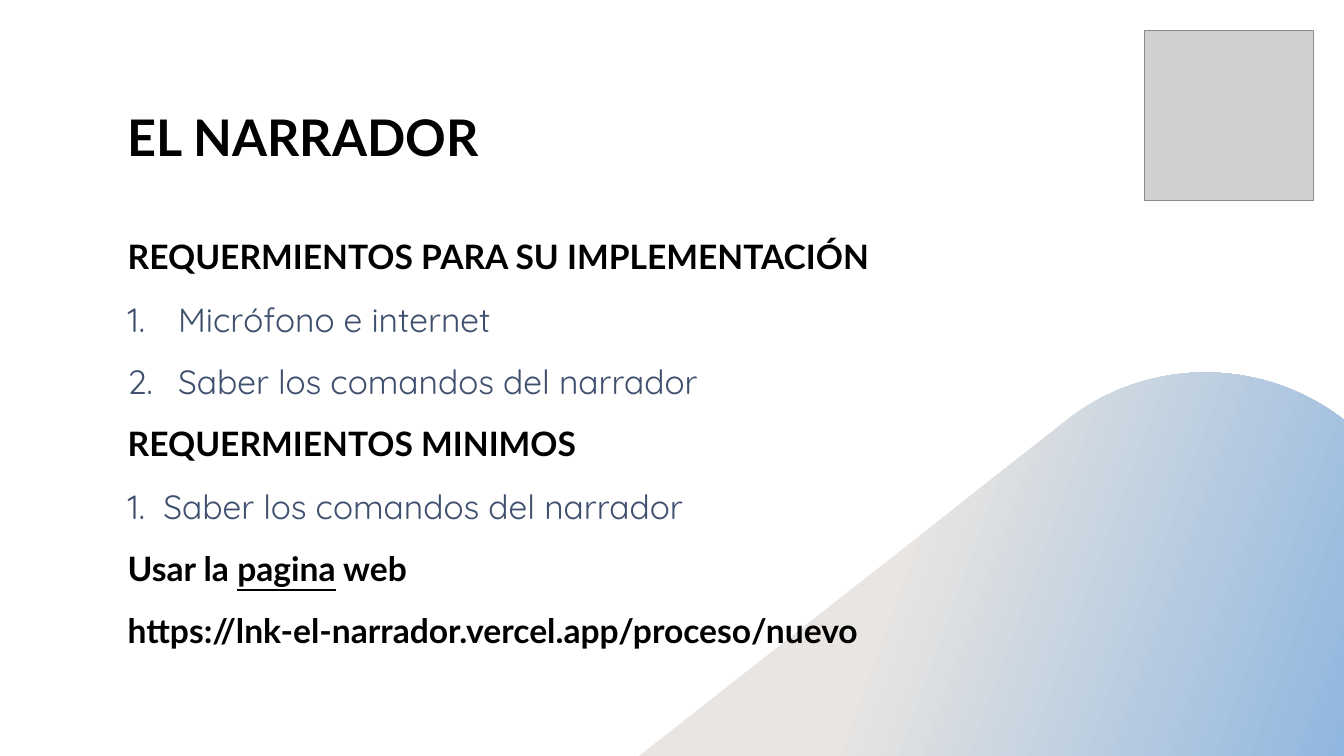
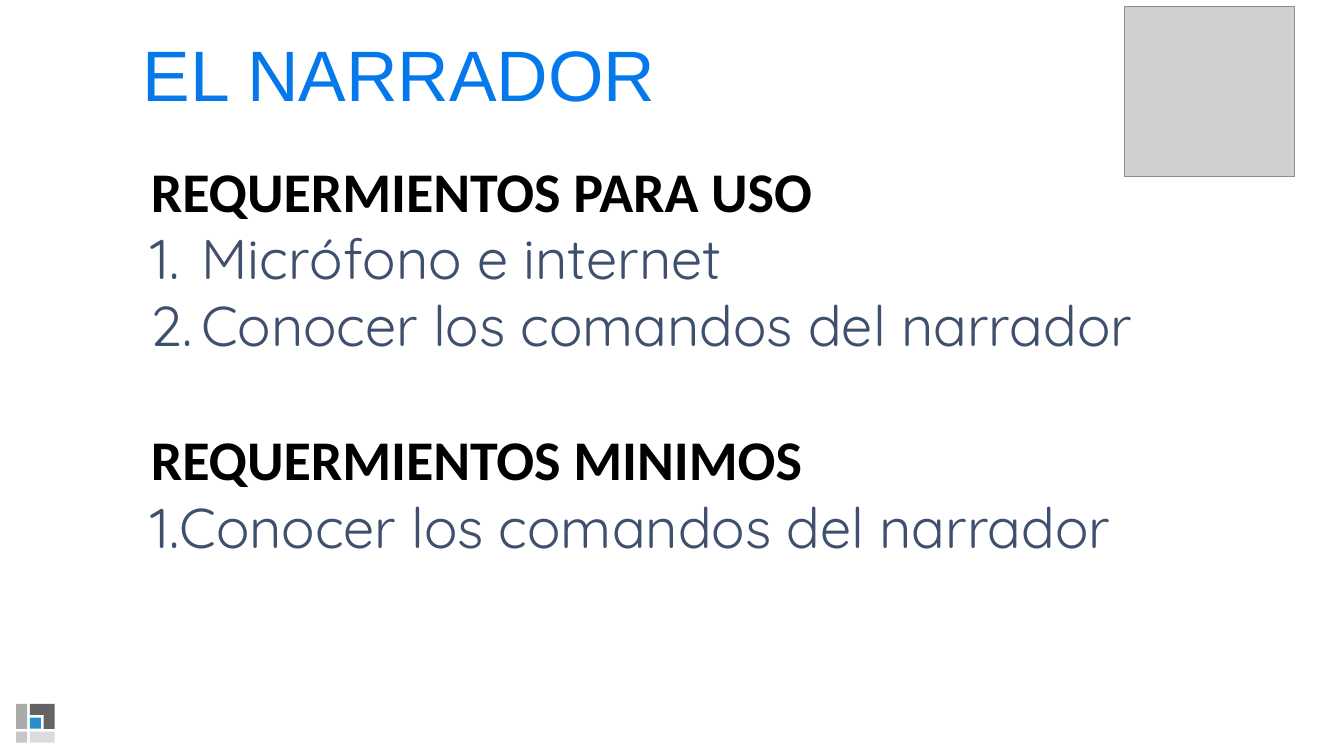
Before and after one commit to efrengonzalez01/LnkDemoAIElNarrador, a slide deck: slide 7 of presentación EL NARRADOR.pptx. Drawn at 1344x756 pixels with LibreOffice and Linux fonts; fonts in the diff are those of the drawing; grey boxes stand for pictures; background and template pictures are left out. Boxes give left, top, right and bottom in pixels: in the first picture for what was removed or moved away, otherwise in the second. Text is boxed around its words. In the diff, an @@ line names an element or a change of style, - is before the commit and + after.

Commit message:
flujo de presentacion
Un en la  presentacion de power point  , para exponer la idea.

```diff
--- a/presentación EL NARRADOR.pptx
+++ b/presentación EL NARRADOR.pptx
@@ picture: place and size @@
-picture at box(1144, 31, 1314, 201)
+picture at box(1125, 7, 1295, 176)
@@ text "EL NARRADOR": place and size @@
-text "EL NARRADOR" at box(128, 119, 479, 157)
+text "EL NARRADOR" at box(143, 51, 655, 102)
@@ text "EL NARRADOR" at box(143, 51, 655, 102): size 36 to 51 pt, font Lato to Arial, text colour #000000 to #0579EB, bold off @@
@@ text "REQUERMIENTOS PARA USO": place and size @@
-text "REQUERMIENTOS PARA USO" at box(128, 240, 869, 649)
+text "REQUERMIENTOS PARA USO" at box(151, 175, 1132, 549)
@@ text at box(151, 175, 812, 219): text changed; size 24 to 40 pt; font Lato to Calibri @@
-REQUERMIENTOS PARA SU IMPLEMENTACIÓN
+REQUERMIENTOS PARA USO
@@ text at box(151, 238, 802, 487): size 24 to 40 pt in "Micrófono e internet", "REQUERMIENTOS MINIMOS"; font Lato to Calibri in "REQUERMIENTOS MINIMOS"; line spacing 1.2 to 1; less space between paragraphs @@
@@ text at box(201, 304, 1132, 347): text changed; size 24 to 40 pt @@
-2. Saber los comandos del narrador
+2. Conocer los comandos del narrador
@@ freeform shape removed at box(639, 373, 1344, 756) @@
@@ text at box(151, 506, 1110, 549): text changed; size 24 to 40 pt; font Lato to Quicksand; text colour #000000 to #3F506F; bold off @@
-1. Saber los comandos del narrador
-Usar la pagina web
-https://lnk-el-narrador.vercel.app/proceso/nuevo
+1.Conocer los comandos del narrador
@@ freeform shape added at box(16, 704, 27, 729), fill #AAAAAA @@
@@ freeform shape added at box(30, 718, 41, 729), fill #288FCD @@
@@ freeform shape added at box(30, 704, 55, 729), fill #636363 @@
@@ freeform shape added at box(16, 732, 27, 743), fill #C7C7C7 @@
@@ freeform shape added at box(30, 732, 55, 743), fill #DCDCDC @@
```
Also in this commit, not shown: 4 other slides changed, 5 slides added, 2 slides removed, 3 other files.
